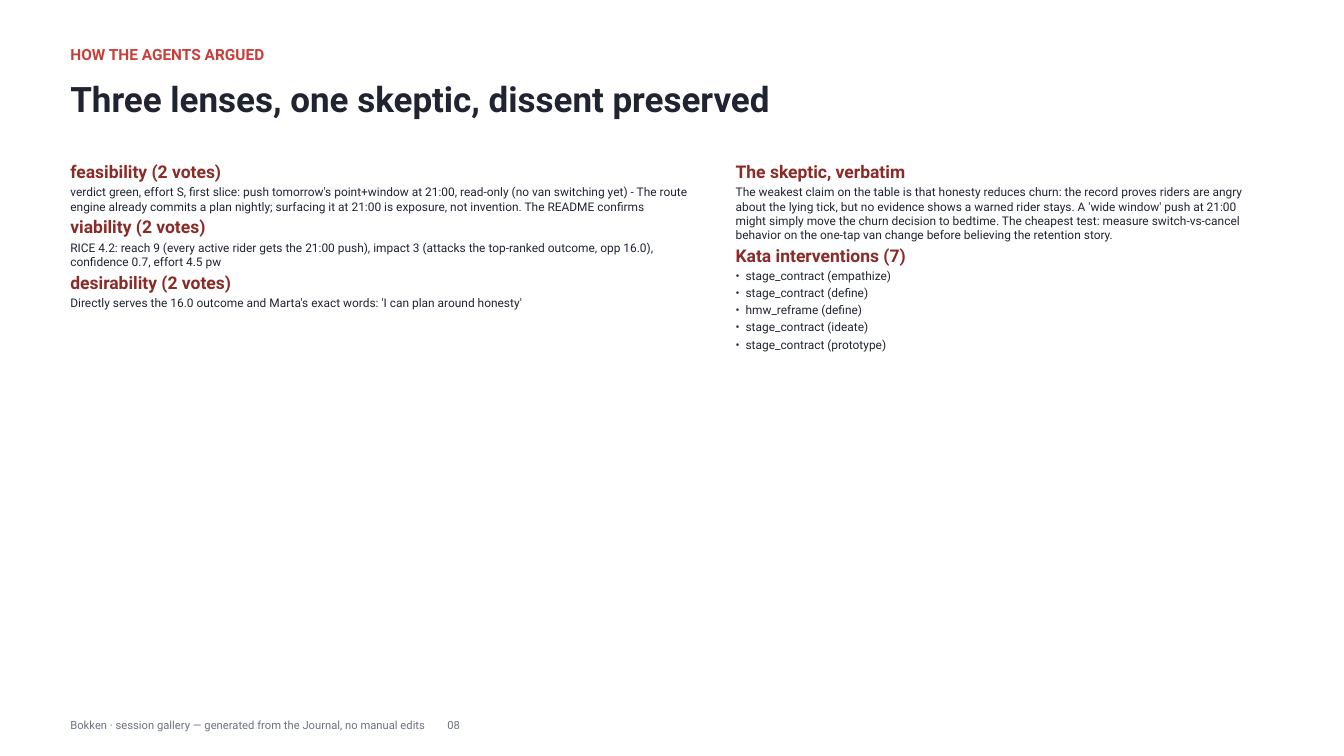
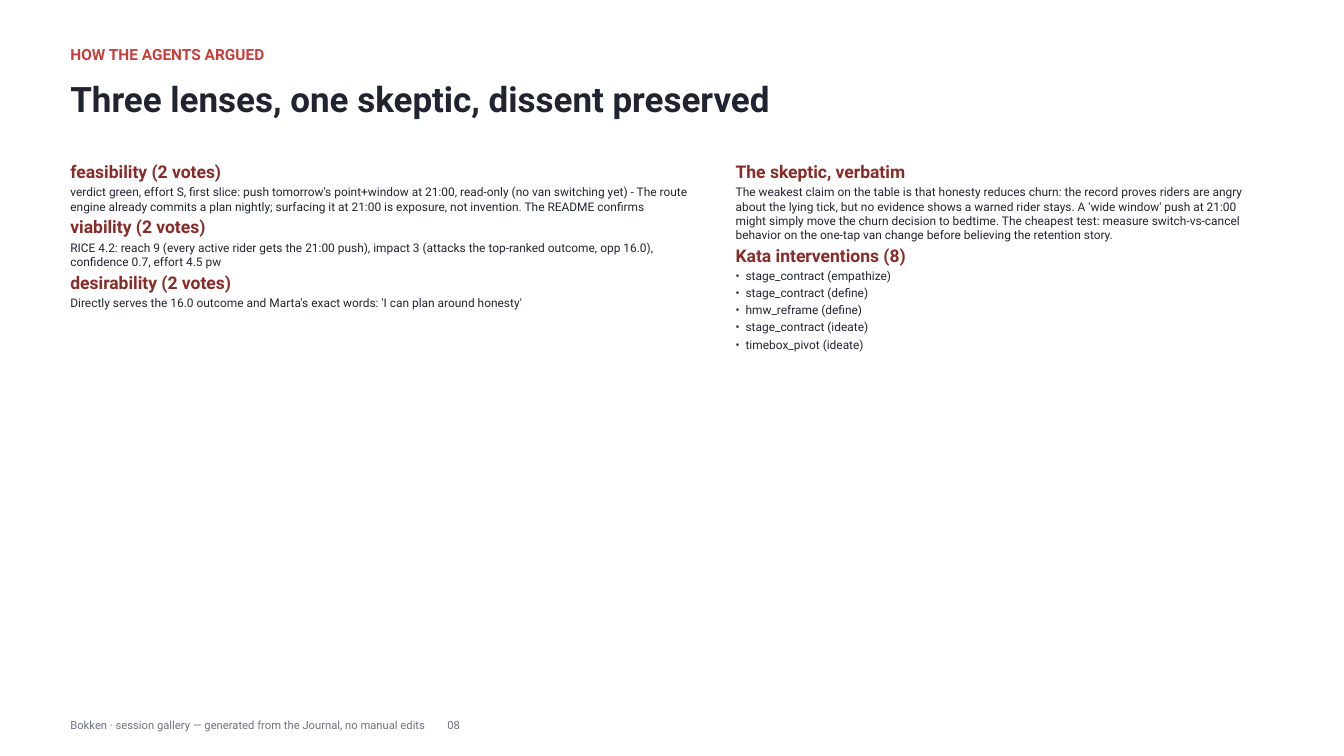
Before and after one commit to maglionejm/bokken, a slide deck: slide 9 of docs/gallery/demo-deck.pptx. Drawn at 1344x756 pixels with LibreOffice and Linux fonts; fonts in the diff are those of the drawing. Boxes give left, top, right and bottom in pixels: in the first picture for what was removed or moved away, otherwise in the second. Text is boxed around its words. In the diff, an @@ line names an element or a change of style, - is before the commit and + after.

```diff
--- a/docs/gallery/demo-deck.pptx
+++ b/docs/gallery/demo-deck.pptx
@@ text at <box>736,248,905,266</box>: text changed @@
-Kata interventions (7)
+Kata interventions (8)
@@ text at <box>746,339,864,352</box>: text changed @@
-• stage_contract (prototype)
+• timebox_pivot (ideate)
```
Also in this commit, not shown: 4 other slides changed, 12 other files.
